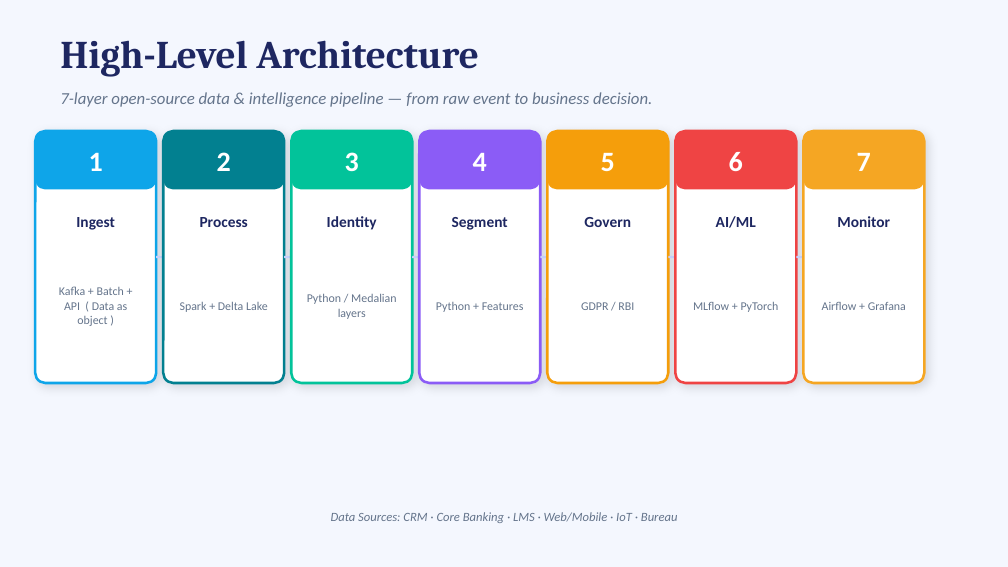
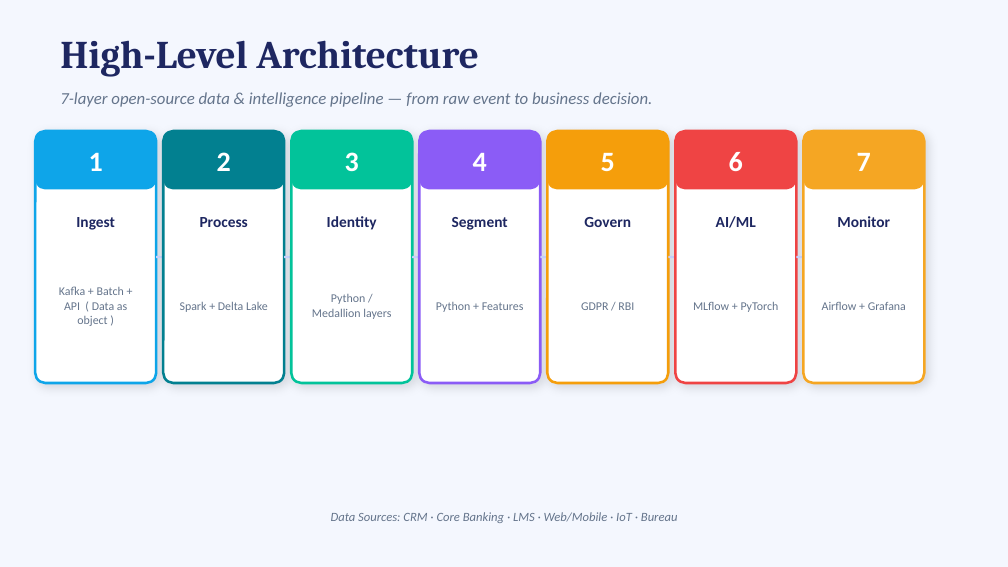
Before and after one commit to MrityunjayKumar123/CDP-360, a slide deck: slide 5 of cdp_project/Customer_360_CDP.pptx. Drawn at 1008x567 pixels with LibreOffice and Linux fonts; fonts in the diff are those of the drawing. Boxes give left, top, right and bottom in pixels: in the first picture for what was removed or moved away, otherwise in the second. Text is boxed around its words. In the diff, an @@ line names an element or a change of style, - is before the commit and + after.

```diff
--- a/cdp_project/Customer_360_CDP.pptx
+++ b/cdp_project/Customer_360_CDP.pptx
@@ text at box(312, 294, 391, 319): text changed @@
-Python / Medalian layers
+Python / Medallion layers
```
Also in this commit, not shown: 1 other slide changed.
